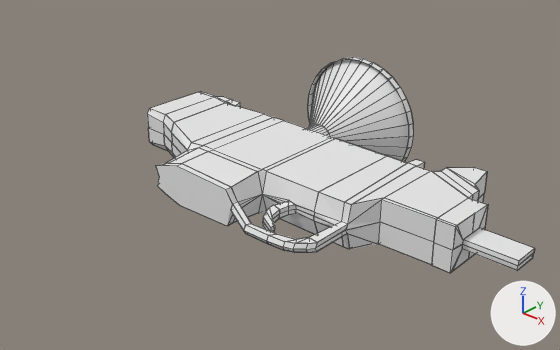
What one commit did to the Blender file Meshes/Minigun.blend.
The view is the same before and after, from a 50 mm camera at (9.79, -9.11, 7.48) aimed at (-0.11, 1.72, 0.37). The lights are fixed; the arrows at lower right show +X, +Y and +Z. Mesh edges are drawn as thin lines.
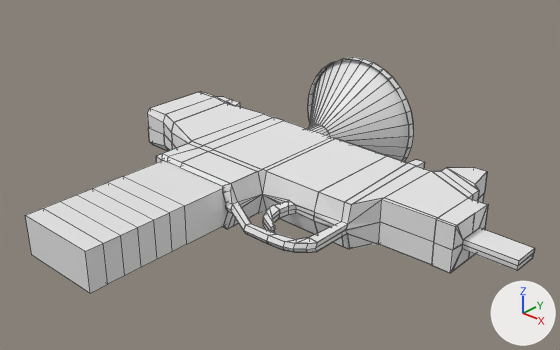
Commit message: small adjustment in the minigun

Boxes (x1, y1, x2, y2) around the edits, measured in the pictures (560 x 350 px):
'Cube.001', added: after (25, 161, 228, 293)
part 1 of me_cube, built on: before (156, 103, 273, 226); after (156, 103, 273, 229)

Edits to the bpy script that builds the scene:
```text
Change me_cube:
    used by ob_cube; location = (-1.27, -1.55, 0.0)
    remove me_cube.from_pydata(...)  # 281 vertices, 279 faces, 2 loose edges; spans x -3.65..6.28, y 1.55..6.1, z -0.5..0.5
    add me_cube.from_pydata(...)  # 307 vertices, 303 faces, 2 loose edges; spans x -3.65..6.28, y 1.55..6.1, z -0.5..0.5
    me_cube part 1
    7 vertices are removed from x -1.33..0.89, y 1.96, z -0.48..0.48
    10 faces are deleted
    15 vertices move from x -1.33..0.89, y 1.96..3.02, z -0.48..0.48 to x -1.33..0.92, y 1.96..3.02, z -0.5..0.5
    25 vertices are added at x -1.33..0.89, y 1.96..2.88, z -0.5..0.44
    8 new vertices lie (0.0, 0.77, 0.0) away from vertices in x -1.19..0.86, y 1.97..2.02, z -0.44..0.44
    34 new faces join them
Add me_cube_001:
    me_cube_001.from_pydata(...)  # 44 vertices, 43 faces; spans x -1.0..1.0, y -3.2..1.0, z -1.0..1.0
Add ob_cube_001:
    ob_cube_001 = bpy.data.objects.new('Cube.001', me_cube_001)
    ob_cube_001.location = (-1.43, 0.43, -0.01)
    ob_cube_001.scale = (0.958, 1.03, 0.432)
```
